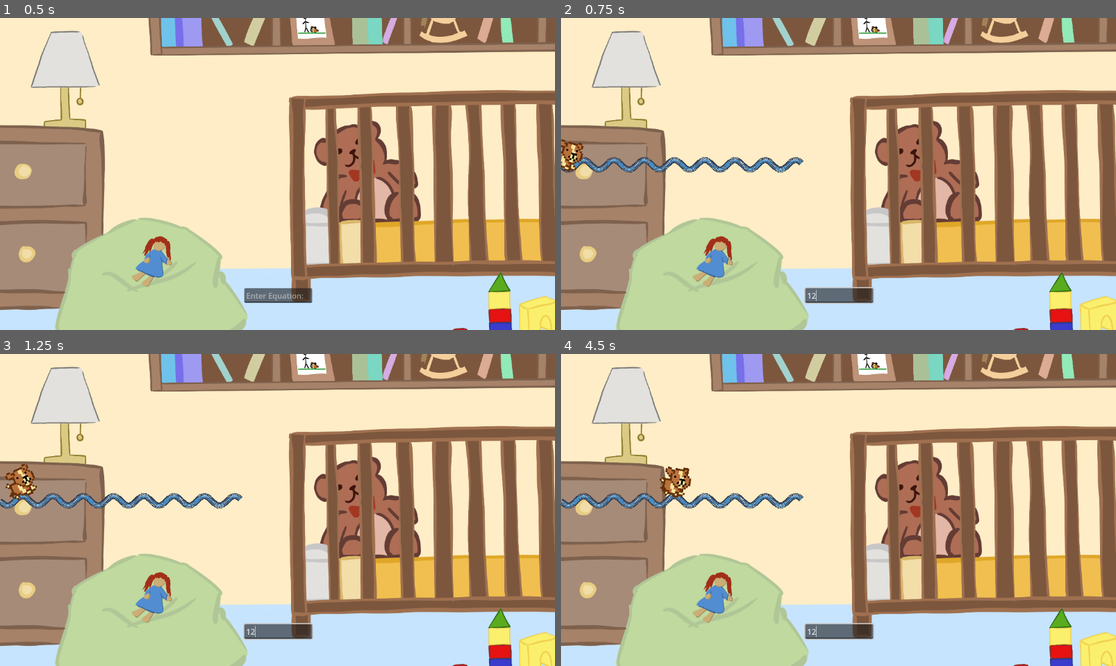
Above: before the commit, frames 1-4 (two rows, left to right).
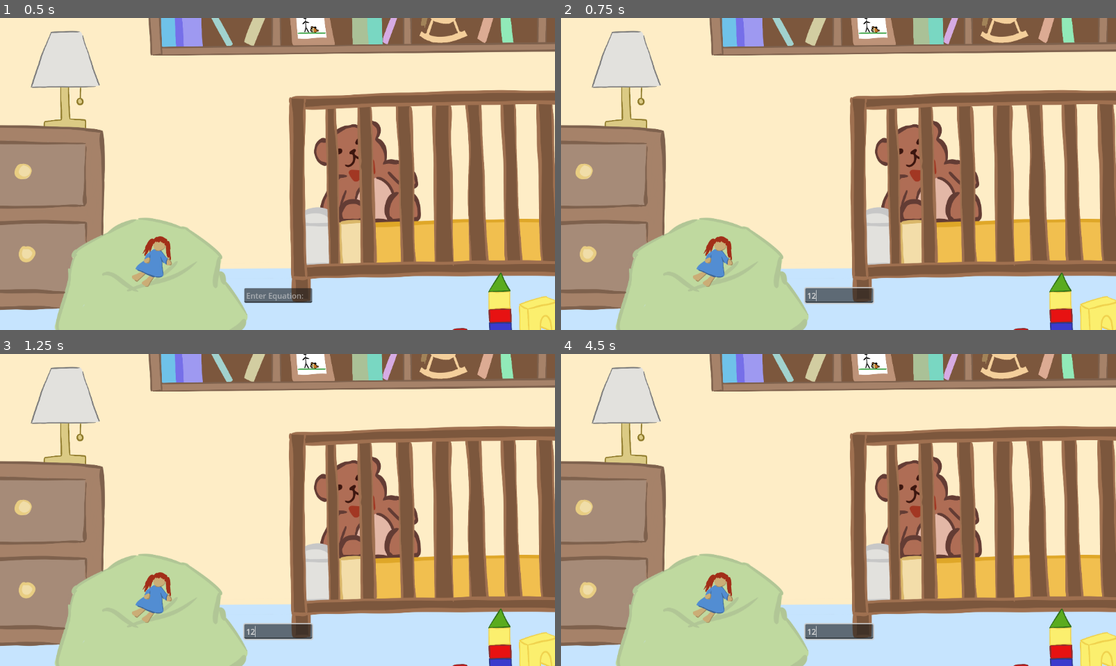
Above: after the commit, the same moments.

Repository: liu-kevin1/HackRPI_11_4_2023
Game: Godot game, scene res://test.tscn
Two runs of this game, one before a commit and one after it. Both use one fixed random seed, a clock stepped at 60 frames per second and the inputs below. The engine's default icon, where the game draws it, is replaced by a stand-in: a white triangle on a blue panel in a dark square.
Inputs (mouse positions are in pixels of both pictures, inside the frame that each line leads up to):
- Up to frame 1 (0.5 s): no input
- Up to frame 2 (0.75 s): click (838, 295) at 0.52 s; type "12" at 0.6 s
- Up to frame 3 (1.25 s): no input
- Up to frame 4 (4.5 s): move the mouse to (960, 494) at 1.27 s; click (960, 494) at 1.35 s; move the mouse to (727, 525) at 2.02 s; click (727, 525) at 2.1 s; move the mouse to (894, 441) at 2.77 s; click (894, 441) at 2.85 s; move the mouse to (810, 572) at 3.52 s; click (810, 572) at 3.6 s; move the mouse to (1005, 556) at 4.27 s; click (1005, 556) at 4.35 s

Frame 1 is identical in both runs. In frame 2, 1.3% of the frame differs, in the area x 0-44%, y 38-50%; in frame 3, 1.5%, in the area x 0-44%, y 35-50%; in frame 4, 1.5%.
Error before the commit: Parse Error: Expected indented block after function declaration. (res://test.gd:5)

Commit message:
we close to final - creates a text input to reciev user input

Diff:
--- a/Godot/TextEdit.gd
+++ /dev/null
@@ -1 +0,0 @@
-extends TextEdit
--- a/Godot/character.gd
+++ b/Godot/character.gd
@@ -18,6 +18,7 @@
 func _process(delta):
 	if(!global.run):
 		return
+
 	if(i<global.results.size()-1):
 		position = global.results[i]
 		position.y -= 30
--- a/Godot/equation_parser.gd
+++ b/Godot/equation_parser.gd
@@ -188,10 +188,11 @@
 		var result = evaluate(stack.pop_front(), env)
 		#print("Result")
 		#print(result)
-		if(i/scale > 1150):
+		if(i/scale * 18 > 1150):
 			global.win = true
 			return results
-		results.push_back(Vector2(i/scale, result))
+
+		results.push_back(Vector2(i/scale * 20, result * 20 * -1 + 600))
 	return results
 
 # Called when the node enters the scene tree for the first time.
--- a/Godot/test.gd
+++ b/Godot/input.gd
@@ -1,5 +1,6 @@
 extends Node
 
 
-
 func _on_line_edit_text_submitted(new_text):
+	global.run = true
+	global.equation = new_text
--- a/Godot/main.gd
+++ b/Godot/main.gd
@@ -1,7 +1,7 @@
 extends Node
 
 #var drawer
-var run = false;
+var ran = false;
 
 # Called when the node enters the scene tree for the first time.
 func calculate():
@@ -19,7 +19,7 @@
 	#drawer.reparent(self)
 	for i in range(len(results)):
 		results[i][0] = results[i][0] #+ 100
-		results[i][1] = results[i][1] + 300
+		results[i][1] = results[i][1] - 300
 
 	global.results = results;
 	print(global.results[0])
@@ -56,7 +56,6 @@
 
 # Called every frame. 'delta' is the elapsed time since the previous frame.
 func _process(delta):
-	if(!run):
-		if Input.is_action_just_pressed("left_click"):
-			global.run = true
-			calculate()
+	if(global.run and !ran):
+		calculate()
+		ran = true
--- a/Godot/syntax/operator/AbstractOperator.gd
+++ b/Godot/syntax/operator/AbstractOperator.gd
@@ -6,7 +6,7 @@
 func parse(tokens):
 	self.right = tokens.pop_front()
 	self.left = tokens.pop_front()
-	print("left", left, "right", right)
+	#print("left", left, "right", right)
 	return self
 
 func evaluate(environment):
--- a/Godot/test.tscn
+++ b/Godot/test.tscn
@@ -1,6 +1,6 @@
 [gd_scene load_steps=23 format=3 uid="uid://dlvjch7r8ur34"]
 
-[ext_resource type="Script" path="res://test.gd" id="1_pwxip"]
+[ext_resource type="Script" path="res://input.gd" id="1_qdtt1"]
 [ext_resource type="Script" path="res://main.gd" id="2_6kw2e"]
 [ext_resource type="Texture2D" uid="uid://b5sip2osxwrma" path="res://guinea_pig_run.png" id="2_ye7th"]
 [ext_resource type="Script" path="res://character.gd" id="3_0vi43"]
@@ -120,7 +120,7 @@
 [sub_resource type="Theme" id="Theme_dbenb"]
 
 [node name="Sprite_Insert" type="Node"]
-script = ExtResource("1_pwxip")
+script = ExtResource("1_qdtt1")
 
 [node name="TextureRect" type="TextureRect" parent="."]
 offset_left = -34.0
